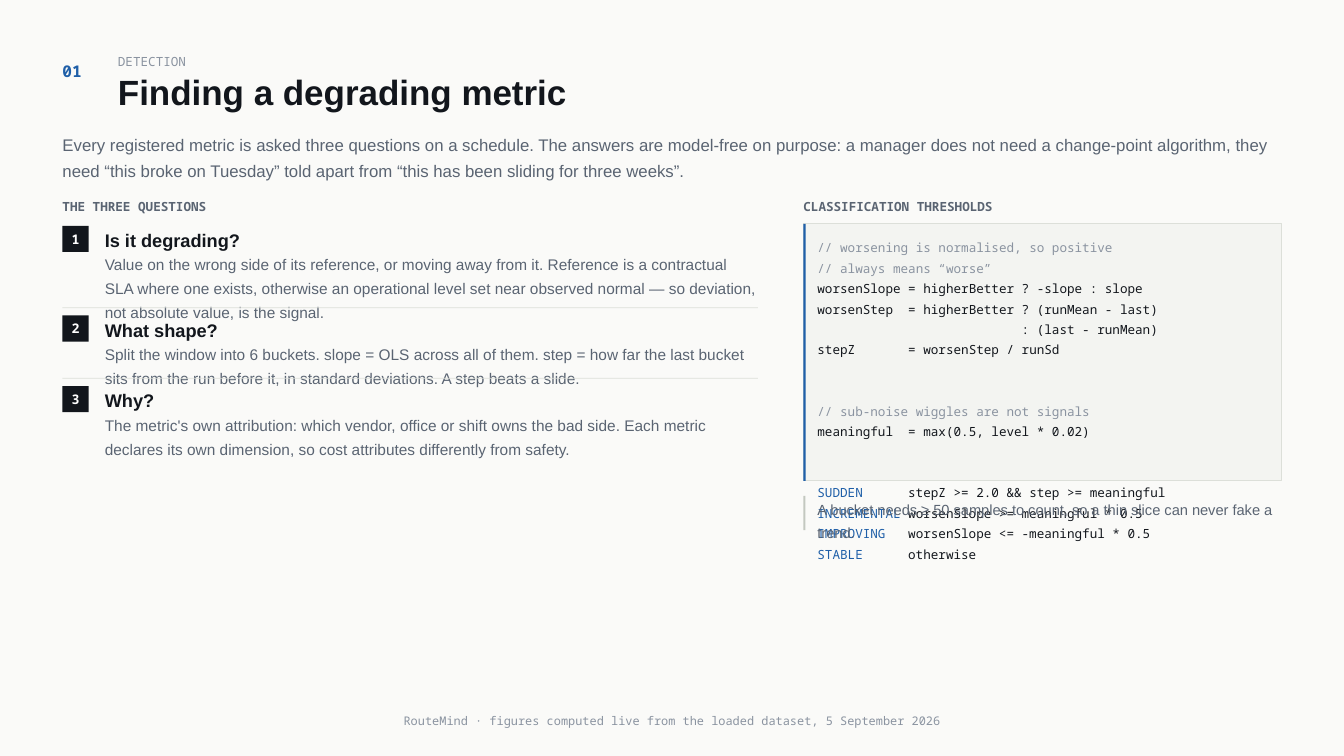
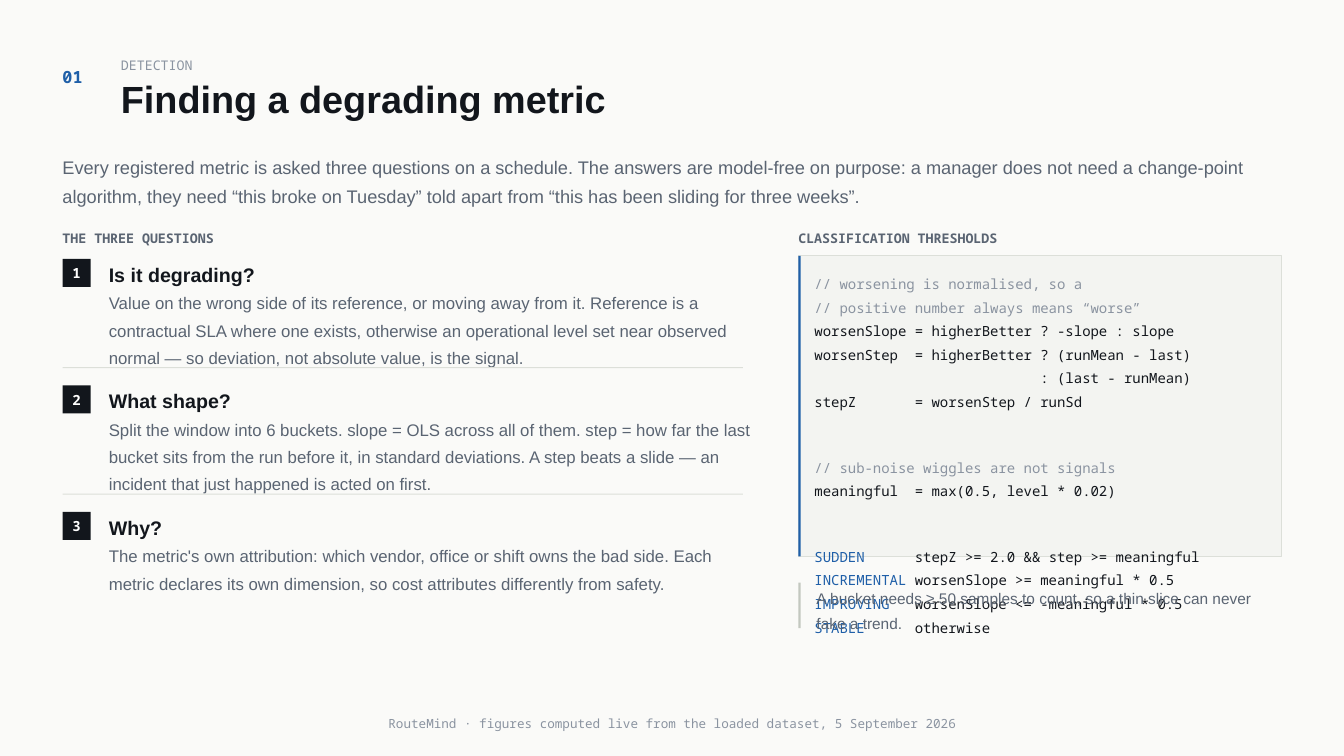
Before and after one commit to VishnuGupta16/routemind-service, a slide deck: slide 3 of docs/routemind-demo-deck.pptx. Drawn at 1344x756 pixels with LibreOffice and Linux fonts; fonts in the diff are those of the drawing. Boxes give left, top, right and bottom in pixels: in the first picture for what was removed or moved away, otherwise in the second. Text is boxed around its words. In the diff, an @@ line names an element or a change of style, - is before the commit and + after.

```diff
--- a/docs/routemind-demo-deck.pptx
+++ b/docs/routemind-demo-deck.pptx
@@ text "01" at (62,71,82,83): size 11.5 to 12 pt; line spacing 1.25 to 1.3 @@
@@ text "Finding a degrading metric" at (121,85,605,120): size 25 to 27 pt; line spacing 1 to 1.05 @@
@@ text "Every registered metric is asked ...": place and size @@
-text "Every registered metric is asked ..." at (62,139,1268,181)
+text "Every registered metric is asked ..." at (62,161,1243,207)
@@ text "Every registered metric is asked ..." at (62,161,1243,207): size 12 to 13 pt; line spacing 1.3 to 1.35 @@
@@ size 9 to 9.5 pt; line spacing 1.25 to 1.3 in 3 elements at (121,60,193,70), (798,233,998,243), (62,233,214,246) @@
@@ text "THE THREE QUESTIONS": place and size @@
-text "THE THREE QUESTIONS" at (62,202,206,214)
+text "THE THREE QUESTIONS" at (62,233,214,246)
@@ text "CLASSIFICATION THRESHOLDS": place and size @@
-text "CLASSIFICATION THRESHOLDS" at (803,202,993,211)
+text "CLASSIFICATION THRESHOLDS" at (798,233,998,243)
@@ rectangle "1": place and size @@
-rectangle "1" at (63,226,89,252)
+rectangle "1" at (63,259,91,287)
@@ text "Is it degrading?": place and size @@
-text "Is it degrading?" at (105,233,240,251)
+text "Is it degrading?" at (109,267,255,286)
@@ rectangle: place and size @@
-rectangle at (804,224,1281,481)
+rectangle at (799,256,1281,557)
@@ rectangle: place and size @@
-rectangle at (804,224,806,481)
+rectangle at (799,256,801,557)
@@ text "// worsening is normalised, so ...": place and size @@
-text "// worsening is normalised, so ..." at (817,242,1166,559)
+text "// worsening is normalised, so ..." at (814,278,1200,633)
@@ text "Value on the wrong side ...": place and size @@
-text "Value on the wrong side ..." at (105,259,755,321)
+text "Value on the wrong side ..." at (109,297,727,367)
@@ text "Value on the wrong side ..." at (109,297,727,367): size 11 to 12 pt; line spacing 1.3 to 1.35 @@
@@ text at (840,278,1141,317): text changed; size 9 to 10 pt @@
-// worsening is normalised, so positive
-// always means “worse”
+// worsening is normalised, so a
+// positive number always means “worse”
@@ text at (814,325,1200,633): size 9 to 10 pt in "worsenSlope = higherBetter ? -slope : slope", "worsenStep = higherBetter ? (runMean - last)", ": (last - runMean)", "stepZ = worsenStep / runSd" and 6 more places; line spacing 1.35 to 1.4 @@
@@ rectangle "2": place and size @@
-rectangle "2" at (63,316,89,342)
+rectangle "2" at (63,385,91,413)
@@ rectangle: place and size @@
-rectangle at (63,308,758,309)
+rectangle at (63,367,743,368)
@@ text "What shape?": place and size @@
-text "What shape?" at (105,323,218,341)
+text "What shape?" at (109,393,231,412)
@@ text at (109,424,750,494): text changed; size 11 to 12 pt @@
-Split the window into 6 buckets. slope = OLS across all of them. step = how far the last bucket sits from the run before it, in standard deviations. A step beats a slide.
+Split the window into 6 buckets. slope = OLS across all of them. step = how far the last bucket sits from the run before it, in standard deviations. A step beats a slide — an incident that just happened is acted on first.
@@ rectangle: place and size @@
-rectangle at (63,378,758,379)
+rectangle at (63,494,743,495)
@@ size 13 to 14 pt; line spacing 1.25 to 1.3 in 3 elements at (109,267,255,286), (109,393,231,412), (109,520,162,539) @@
@@ text "Why?": place and size @@
-text "Why?" at (105,393,154,411)
+text "Why?" at (109,520,162,539)
@@ size 9.5 to 10 pt in 3 elements at (63,259,91,287), (63,385,91,413), (63,512,91,540) @@
@@ rectangle "3": place and size @@
-rectangle "3" at (63,386,89,412)
+rectangle "3" at (63,512,91,540)
@@ text "The metric's own attribution: which ..." at (109,550,712,594): size 11 to 12 pt; line spacing 1.3 to 1.35 @@
@@ text "The metric's own attribution: which ...": place and size @@
-text "The metric's own attribution: which ..." at (105,420,706,458)
+text "The metric's own attribution: which ..." at (109,550,712,594)
@@ rectangle: place and size @@
-rectangle at (804,496,806,530)
+rectangle at (799,583,801,628)
@@ text "A bucket needs ≥ 50 ...": place and size @@
-text "A bucket needs ≥ 50 ..." at (817,504,1272,538)
+text "A bucket needs ≥ 50 ..." at (816,593,1251,632)
@@ text "A bucket needs ≥ 50 ..." at (816,593,1251,632): size 10.5 to 11 pt; line spacing 1.3 to 1.35 @@
@@ text "RouteMind · figures computed live ..." at (388,718,956,731): size 8.5 to 9 pt; line spacing 1 to 1.3 @@
```
Also in this commit, not shown: 12 other slides changed.
